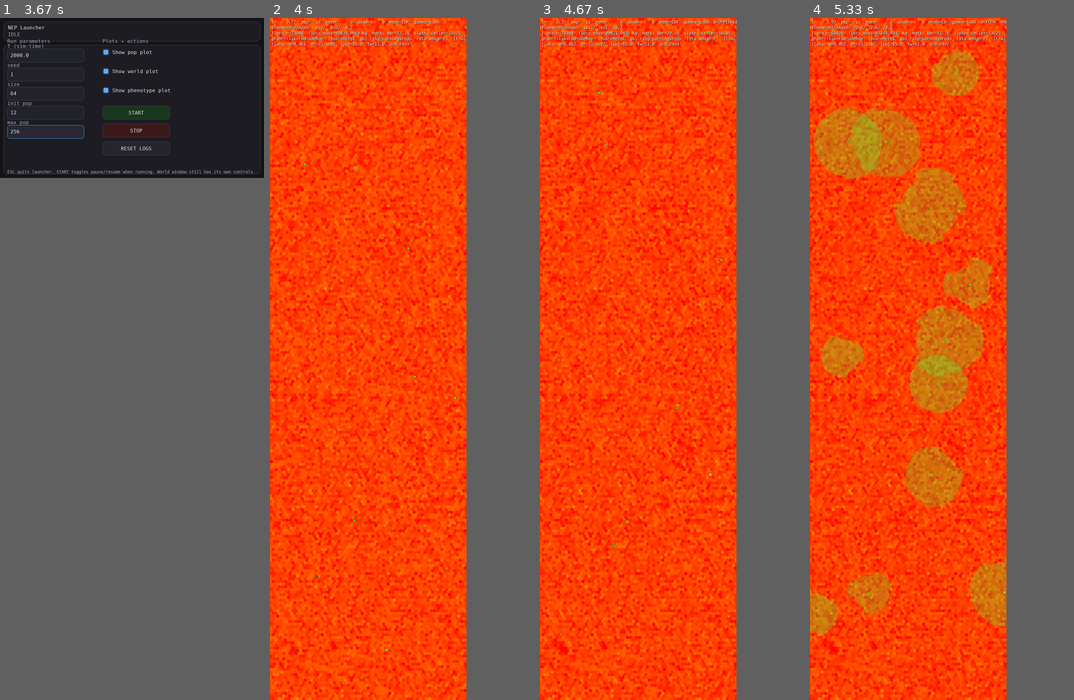
Above: before the commit, frames 1-4 (left to right).
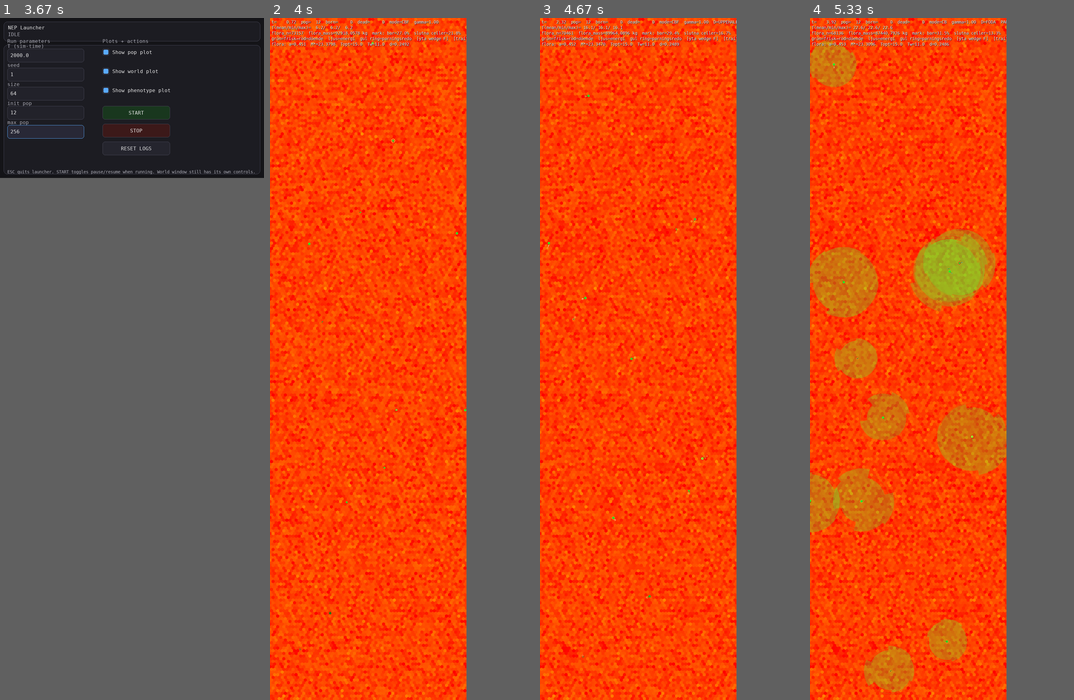
Above: after the commit, the same moments.

Repository: JoakimStorck/nep-process
Game: pygame game, started from nep_gui_launcher.py
The game is run twice, just before and just after one commit, with the same random seed, the same clock (stepped at 60 frames per second) and the same inputs.
Inputs (mouse positions are in pixels of both pictures, inside the frame that each line leads up to):
- Up to frame 1 (3.67 s): press the mouse at (142, 93) at 0.37 s; move the mouse to (166, 72) at 0.47 s; release the mouse at (190, 45) at 0.6 s; press the mouse at (142, 52) at 0.7 s; move the mouse to (174, 79) at 0.8 s; release the mouse at (208, 106) at 0.93 s; click "RESET LOGS" at 1.05 s; click (81, 127) at 1.38 s; click (158, 133) at 1.72 s; press the mouse at (137, 147) at 2.03 s; move the mouse to (147, 99) at 2.13 s; release the mouse at (161, 52) at 2.27 s; press the mouse at (142, 93) at 2.37 s; move the mouse to (97, 127) at 2.47 s; release the mouse at (52, 154) at 2.6 s; press the mouse at (44, 93) at 2.7 s; move the mouse to (84, 120) at 2.8 s; release the mouse at (121, 154) at 2.93 s; press the mouse at (142, 52) at 3.03 s; move the mouse to (155, 65) at 3.13 s; release the mouse at (168, 86) at 3.27 s; press the mouse at (44, 133) at 3.37 s; move the mouse to (89, 140) at 3.47 s; release the mouse at (137, 147) at 3.6 s
- Up to frame 2 (4 s): click (396, 113) at 3.72 s
- Up to frame 3 (4.67 s): hold D 4-4.47 s; move the mouse to (708, 147) at 4.03 s; hold W from 4.5 s (still down); tap Space at 4.57 s
- Up to frame 4 (5.33 s): release W at 4.8 s; hold D 4.83-5.3 s; tap Space at 4.9, 5.2 s; tap 1 at 4.98 s

Frame 1 is identical in both runs. In frame 2, 0.7% of the frame differs, in the area x 0-75%, y 0-100%; in frame 3, 3.3%; in frame 4, 30%.

Commit message:
0196: reparationen lagade skada som inte fanns
Två fel i samma post, och de förstärkte varandra.

MEKANISM

Efterfrågan tog aldrig hänsyn till hur mycket skada som fanns. `R_des` sattes av
kapaciteten och smärtan, och `R_max` band i 99,2 procent av tickarna medan `D`
hade medianen 0,0000 i varje massakvintil. Djuret betalade alltså full kapacitet
varje tick för att laga skada det inte hade. Uppmätt på f6-256-mager över 41 708
agenttick: 375 enheter reparationsförmåga köptes, 81 användes — 77 procent av
energin köpte ingenting. Efter rättelsen är siffran 100,0 procent, 100,2 enheter
köpta och 100,2 använda.

Kostnaden skalade inte med kroppen. `repair_E_per_D = 2,0e6 J` per enhet `D` var
oberoende av massan medan allt annat underhåll går som `M^0,75`. Uppmätt kostade
reparationen 41,5 procent av basalomsättningen för den minsta massakvintilen och
3,5 för den största — en faktor tolv, åt fel håll, i en population som dvärgat.
Talet var dessutom uttryckligen fittat: kommentaren löd "var 0.02 → sänkt:
billigare reparation gör det evolutionärt lönsamt".

Reparation är anabolism av skadad vävnad. Att laga andelen R av en kropp på M
kilo är att bygga om R · M kilo vävnad, till samma syntesarbete per kilo som
tillväxten betalar sedan 0191:

    E_per_D = M · E_labile · (1/anabolism_eff − 1)

Ingen ny konstant. `repair_E_per_D` faller.

De två hänger ihop av konstruktion: formändringen ensam hade femdubblat kostnaden
medan 77 procent slösades, och skadegränsen ensam hade lämnat massaskalningen
fel. Tillsammans går aggregatet 7,4 -> 5,1 procent av basalen medan formen blir
rätt åt båda hållen.

UPPMÄTT UTFALL

f6-256-mager, 800 tick, frö 1, mot 0194:

                                 0194        0196
reparationens andel av basalen   7,4 %       5,1 %
andel av energin som köpte något 23,4 %     100,0 %
kostnad/basal, minsta kvintil    0,415       0,018
kostnad/basal, största kvintil   0,035       0,053
bestånd vid t=800                  22          36
födslar / dödsfall             58 / 116   109 / 153
massförlust vid död, median      37,8 %      37,1 %
D vid död, median                0,037       0,038

Massförlusten och skadan vid död är oförändrade, vilket är vad som ska hända:
0194:s mekanism är orörd. Invariantsviten godkänd; liten6 400 tick med
--check-every 100 ger drift 1,04e-08.

VAD RÄTTELSEN AVSLÖJAR

Med efterfrågan bunden av skadan binder nu `D/eta` i 97,7 procent av tickarna och
`repair_capacity` i drygt två. Den genetiska axeln har därmed nästan ingen
konsekvens — men felet ligger inte i gränsen utan i att det inte finns någon skada
att laga. `D` har medianen 0,0000, medianen vid död är 0,038 av en budget på 1,
ingen individ har någonsin nått D_max, och `dD_starve` kan inte döda ens vid full
svält. Hela skade- och reparationssystemet är nästan inert. Det är nästa sak att
undersöka, och det är en mätning innan det är en patch.

Diff:
--- a/agent.py
+++ b/agent.py
@@ -504,7 +504,12 @@
 
     # repair (energy -> D reduction)
     repair_gain: float = 50.0
-    repair_E_per_D: float = 2.0e6  # var 0.02 → sänkt: billigare reparation gör det evolutionärt lönsamt
+    # `repair_E_per_D` är borttagen. Den var 2,0e6 J per enhet `D`, oberoende av
+    # kroppsmassan, och uttryckligen fittad — kommentaren löd "var 0.02 → sänkt:
+    # billigare reparation gör det evolutionärt lönsamt". Sedan 0196 är
+    # kostnaden `M · E_labile · (1/anabolism_eff − 1)`: att laga andelen `R` av
+    # en kropp är att bygga om `R · M` kilo vävnad, till samma syntesarbete per
+    # kilo som tillväxten betalar. Se `Body.step_pain_and_repair`.
     repair_W_decay: float = 0.15   # var 0.3 — mjukare degradering av reparation med ålder
     repair_eta0: float = 1.0
     repair_eta_W: float = 0.1     # var 0.2
@@ -1360,6 +1365,10 @@
         """
         AP = self.AP
         dt = float(ctx.dt)
+        # Syntesarbetet per kilo ombyggd vävnad — samma storhet som tillväxtens,
+        # härledd ur `anabolism_eff`. Se `Body.step`, avsnitt (0C).
+        _ana_eff = max(1e-9, float(getattr(AP, "anabolism_eff", 1.0)))
+        _E_synt = float(AP.E_labile_J_per_kg) * (1.0 / _ana_eff - 1.0)
         dD = (float(self.D) - float(D_before)) / max(1e-9, dt)
         dD_pos = dD if dD > 0.0 else 0.0
 
@@ -1384,12 +1393,35 @@
         R_des = max(0.0, float(AP.repair_gain) * float(self.P))
         R_des = min(R_des, R_max) * dt
 
-        E_per_D = max(1e-9, float(AP.repair_E_per_D))
+        eta = float(AP.repair_eta0) * math.exp(-float(AP.repair_eta_W) * float(self.W))
+
+        # **Man kan inte laga mer än som är trasigt.** Efterfrågan sattes av
+        # kapaciteten och smärtan och tog aldrig hänsyn till hur mycket skada som
+        # faktiskt fanns. Uppmätt band `R_max` i 99,2 procent av tickarna medan
+        # `D` hade medianen 0,0000 i varje massakvintil: djuret betalade full
+        # kapacitet varje tick för att laga skada det inte hade. Av 375 enheter
+        # köpt reparationsförmåga användes 81, alltså **77 procent av energin
+        # köpte ingenting**.
+        R_des = min(R_des, float(self.D) / max(eta, 1e-9))
+
+        # **Reparation är anabolism av skadad vävnad.** Att laga andelen `R` av
+        # en kropp på `M` kilo är att bygga om `R · M` kilo vävnad, till samma
+        # syntesarbete per kilo som tillväxten betalar sedan 0191. Det ger
+        # kostnaden en härledning i stället för ett tal, och det ger den rätt
+        # storleksberoende.
+        #
+        # `repair_E_per_D = 2,0e6 J` per enhet `D` var **oberoende av
+        # kroppsmassan** medan allt annat underhåll skalar som `M^0,75`. Uppmätt
+        # kostade reparationen 41,5 procent av basalomsättningen för den minsta
+        # massakvintilen och 3,5 för den största — en faktor tolv över
+        # massaspannet, åt fel håll. Talet var dessutom uttryckligen fittat:
+        # kommentaren löd *"var 0.02 → sänkt: billigare reparation gör det
+        # evolutionärt lönsamt"*.
+        E_per_D = max(1e-9, float(self.M)) * _E_synt
         E_need = R_des * E_per_D
         E_paid = float(self.take_energy(E_need, dt=dt))
         R = E_paid / E_per_D
 
-        eta = float(AP.repair_eta0) * math.exp(-float(AP.repair_eta_W) * float(self.W))
         self.D = max(0.0, float(self.D) - eta * R)
 
         self._D_prev = float(self.D)   # om du fortfarande vill ha den som debug/state
Not shown, changed: TODO.md
